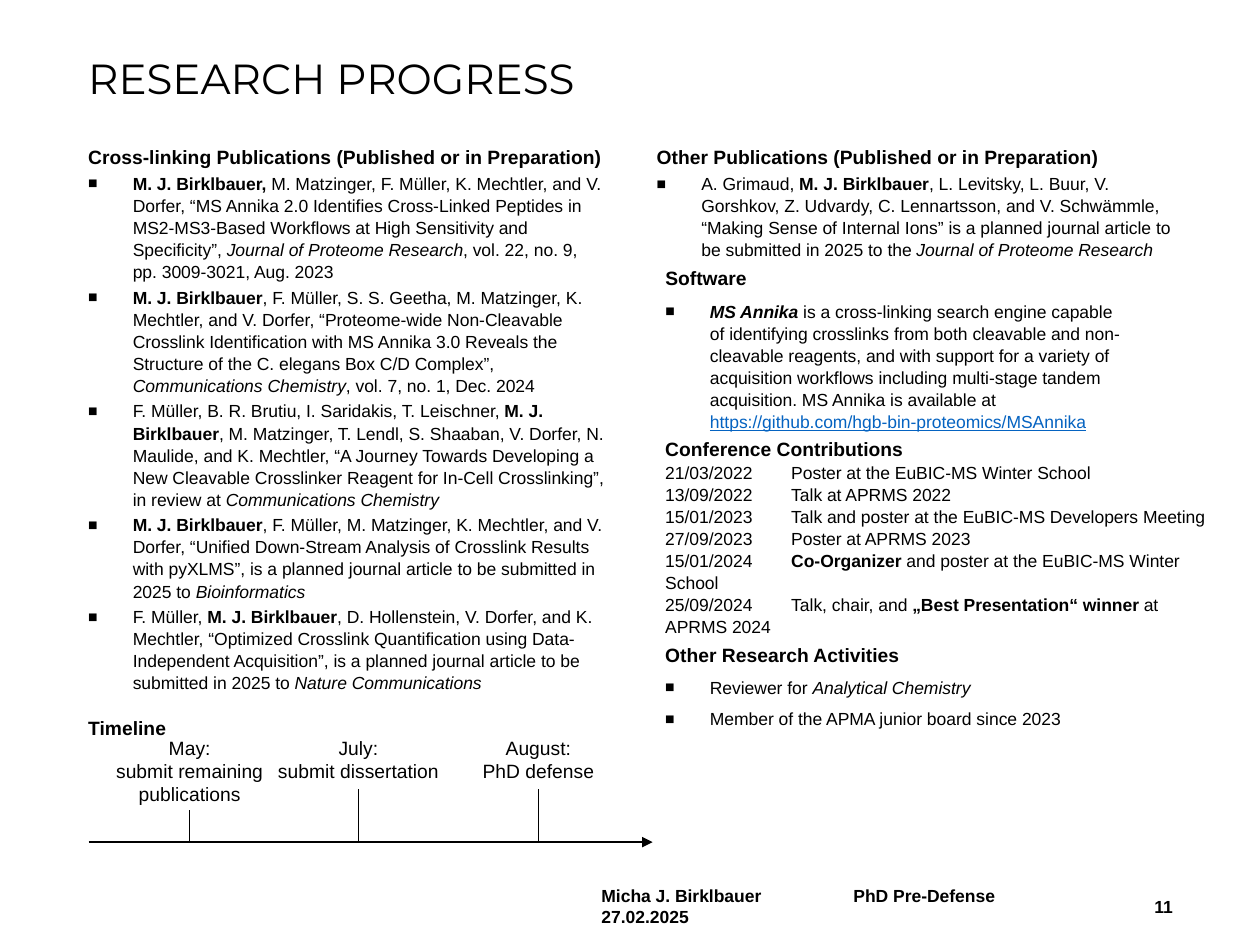
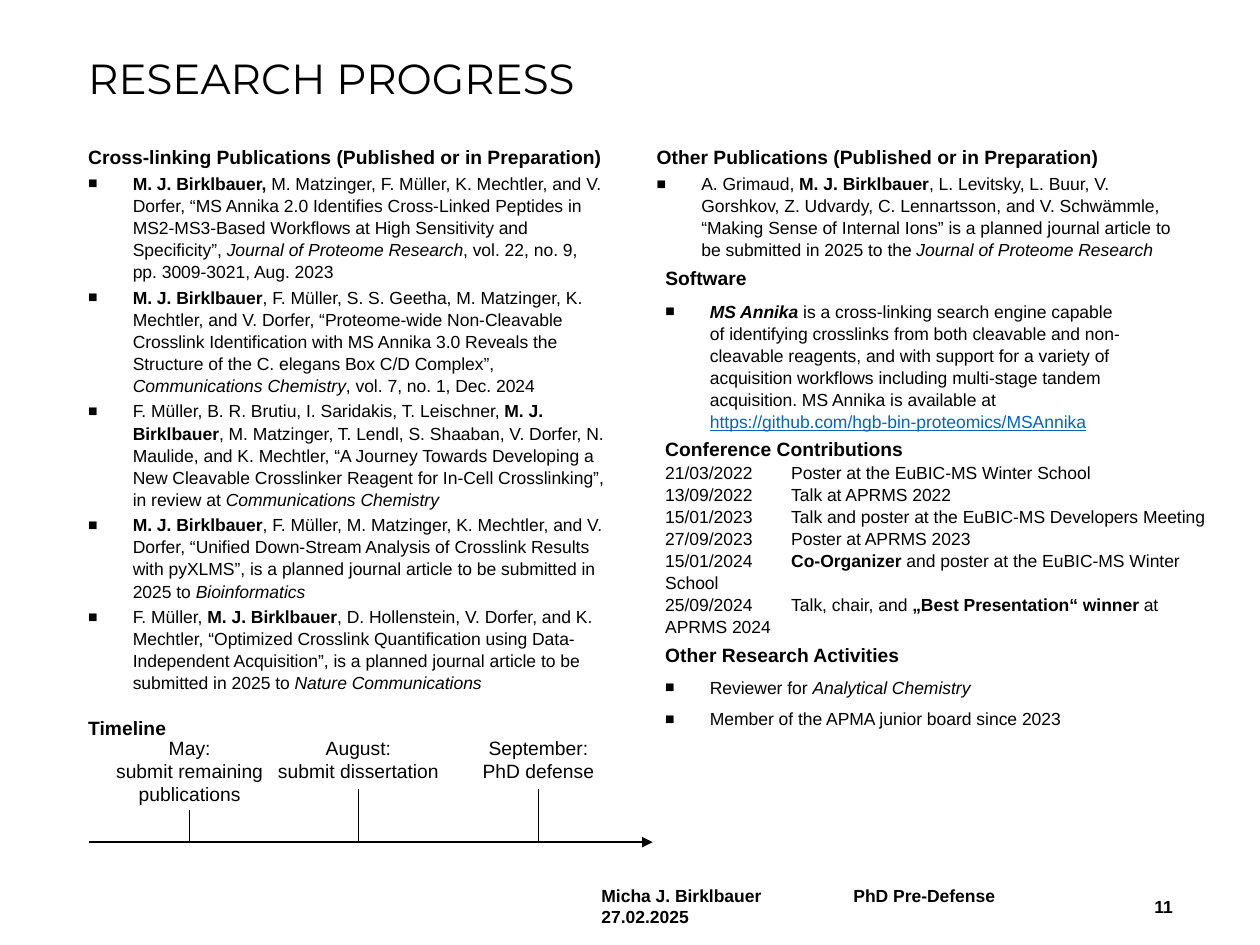
Before and after one commit to michabirklbauer/dissertation, a slide deck: slide 11 of pre-defense/presentation/Pre-defense.pptx. Drawn at 1260x945 pixels with LibreOffice and Linux fonts; fonts in the diff are those of the drawing; background and template pictures are left out. Boxes give left, top, right and bottom in pixels: in the first picture for what was removed or moved away, otherwise in the second. Text is boxed around its words. In the diff, an @@ line names an element or a change of style, - is before the commit and + after.

Commit message:
update presentation

```diff
--- a/pre-defense/presentation/Pre-defense.pptx
+++ b/pre-defense/presentation/Pre-defense.pptx
@@ text at bbox=[326, 741, 391, 759]: text changed @@
-July:
+August:
@@ text at bbox=[489, 741, 589, 759]: text changed @@
-August:
+September:
```
Also in this commit, not shown: 5 other slides changed.
